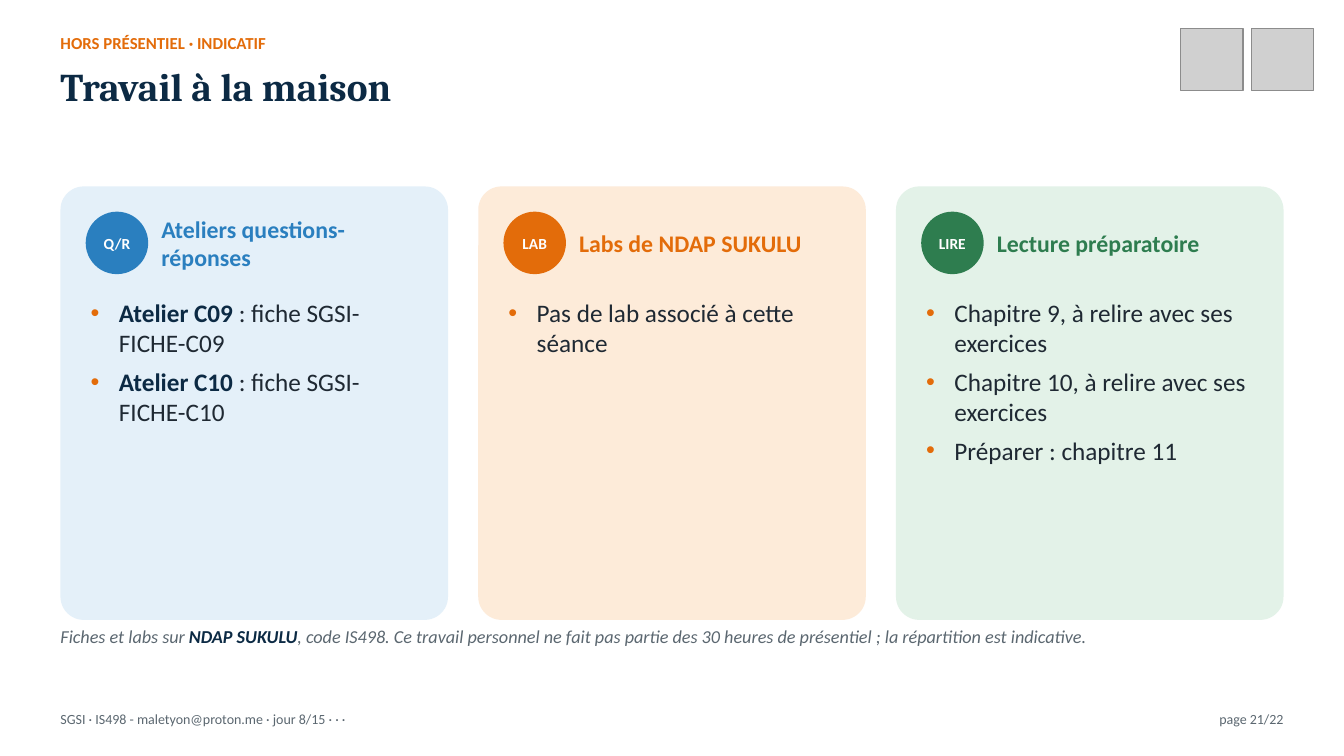
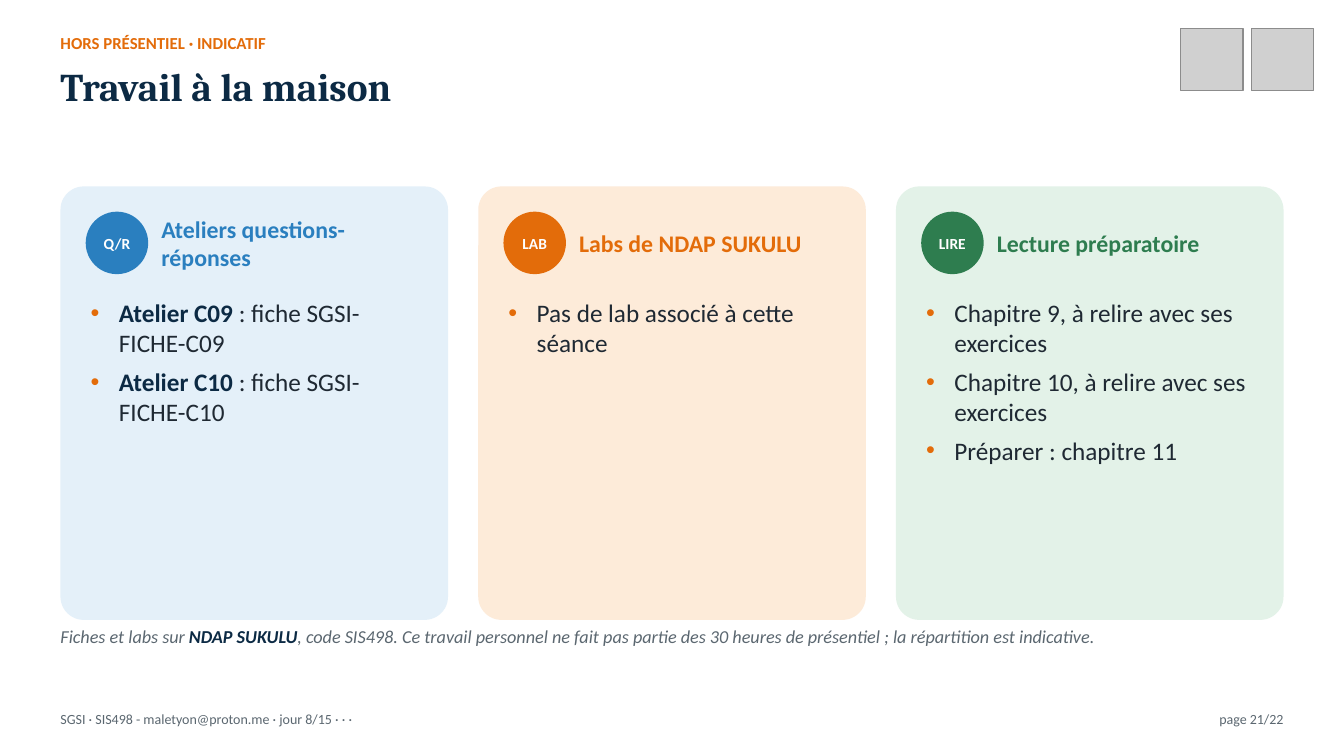
Before and after one commit to MaletYon/cours-sgsi, a slide deck: slide 21 of Présentation/SGSI_J08.pptx. Drawn at 1344x756 pixels with LibreOffice and Linux fonts; fonts in the diff are those of the drawing; grey boxes stand for pictures. Boxes give left, top, right and bottom in pixels: in the first picture for what was removed or moved away, otherwise in the second. Text is boxed around its words. In the diff, an @@ line names an element or a change of style, - is before the commit and + after.

Commit message:
SGSI : code de l'UE harmonisé en SIS498 (livre, présentations, NDAP SUKULU)

```diff
--- a/Présentation/SGSI_J08.pptx
+++ b/Présentation/SGSI_J08.pptx
@@ text at (x1=60, y1=630, x2=1094, y2=646): text changed @@
-Fiches et labs sur NDAP SUKULU, code IS498. Ce travail personnel ne fait pas partie des 30 heures de présentiel ; la répartition est indicative.
+Fiches et labs sur NDAP SUKULU, code SIS498. Ce travail personnel ne fait pas partie des 30 heures de présentiel ; la répartition est indicative.
@@ text at (x1=60, y1=714, x2=332, y2=727): text changed @@
-SGSI · IS498 - maletyon@proton.me · jour 8/15 · · ·
+SGSI · SIS498 - maletyon@proton.me · jour 8/15 · · ·
```
Also in this commit, not shown: 19 other slides changed, 32 other files.
